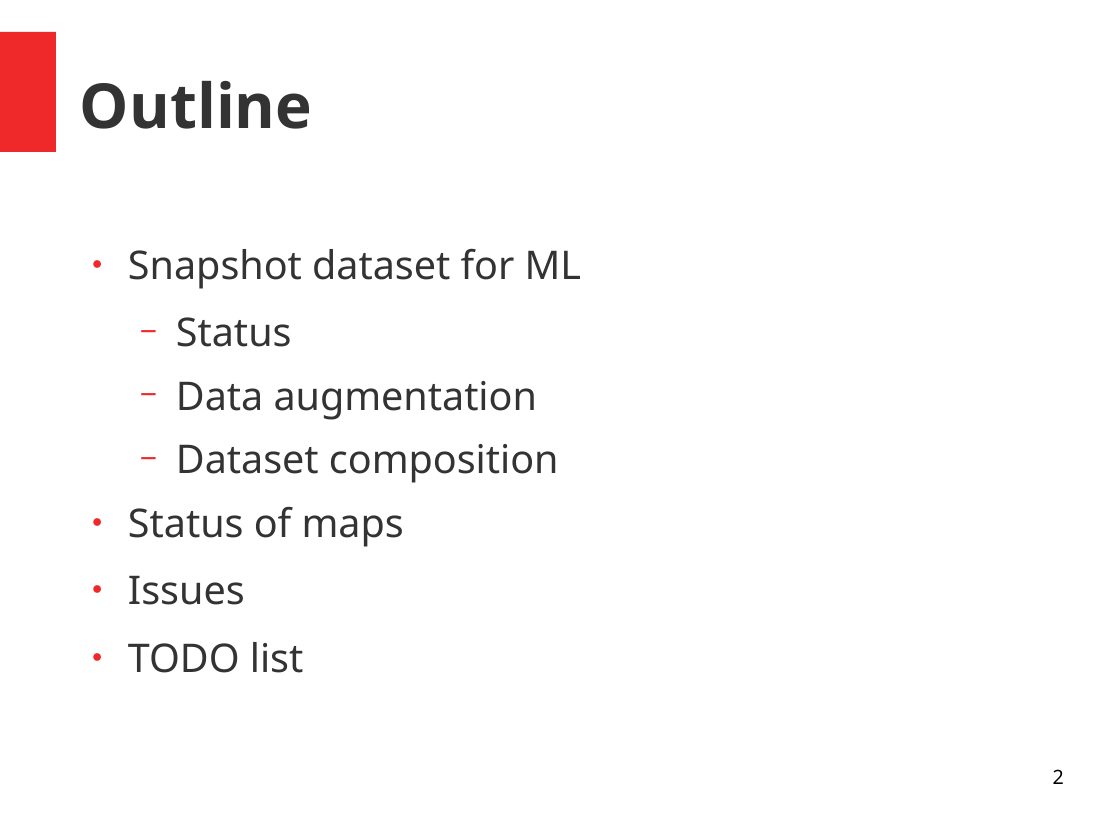
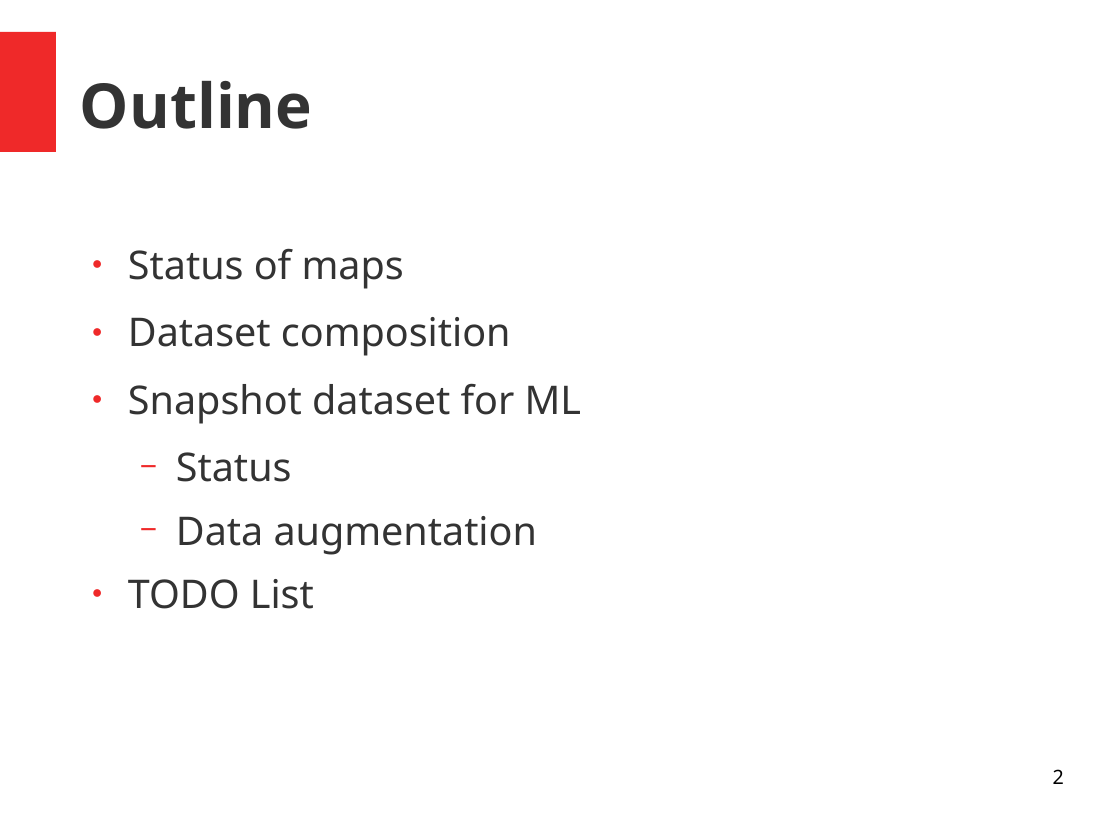
Before and after one commit to luigiberducci/ML4NP, a slide deck: slide 2 of Docs/meeting_ml4np_11mag2020.odp. Drawn at 1120x840 pixels with LibreOffice and Linux fonts; fonts in the diff are those of the drawing. Boxes give left, top, right and bottom in pixels: in the first picture for what was removed or moved away, otherwise in the second. Text is boxed around its words. In the diff, an @@ line names an element or a change of style, - is before the commit and + after.

```diff
--- a/Docs/meeting_ml4np_11mag2020.odp
+++ b/Docs/meeting_ml4np_11mag2020.odp
@@ text at bbox=[128, 248, 511, 356]: paragraphs added @@
+● Status of maps
+● Dataset composition
@@ text at bbox=[128, 579, 314, 609]: text changed @@
-  − Dataset composition
-● Status of maps
-● Issues
-● TODO list
+● TODO List
```
Also in this commit, not shown: 4 other slides changed, 3 slides added, 8 slides removed.
